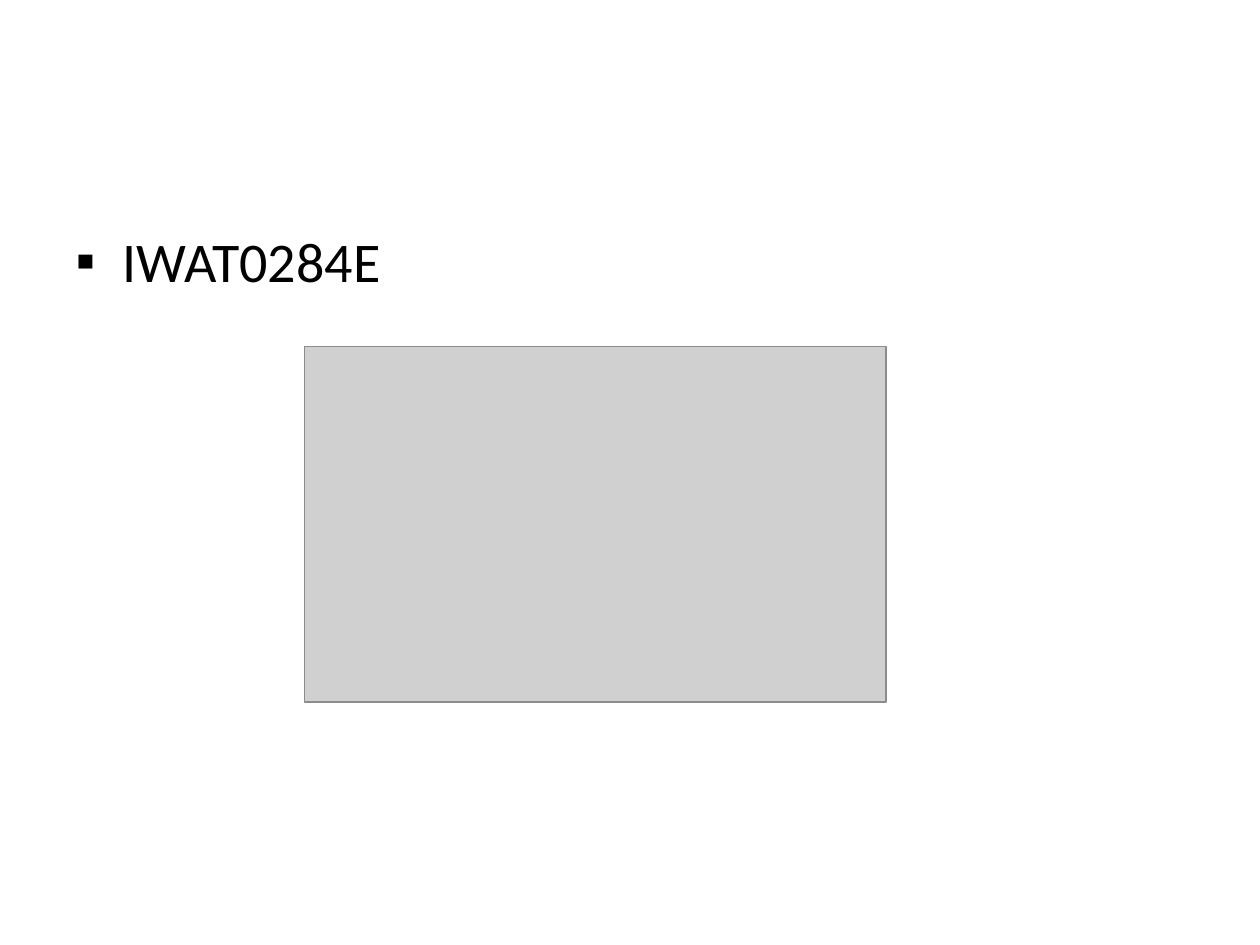
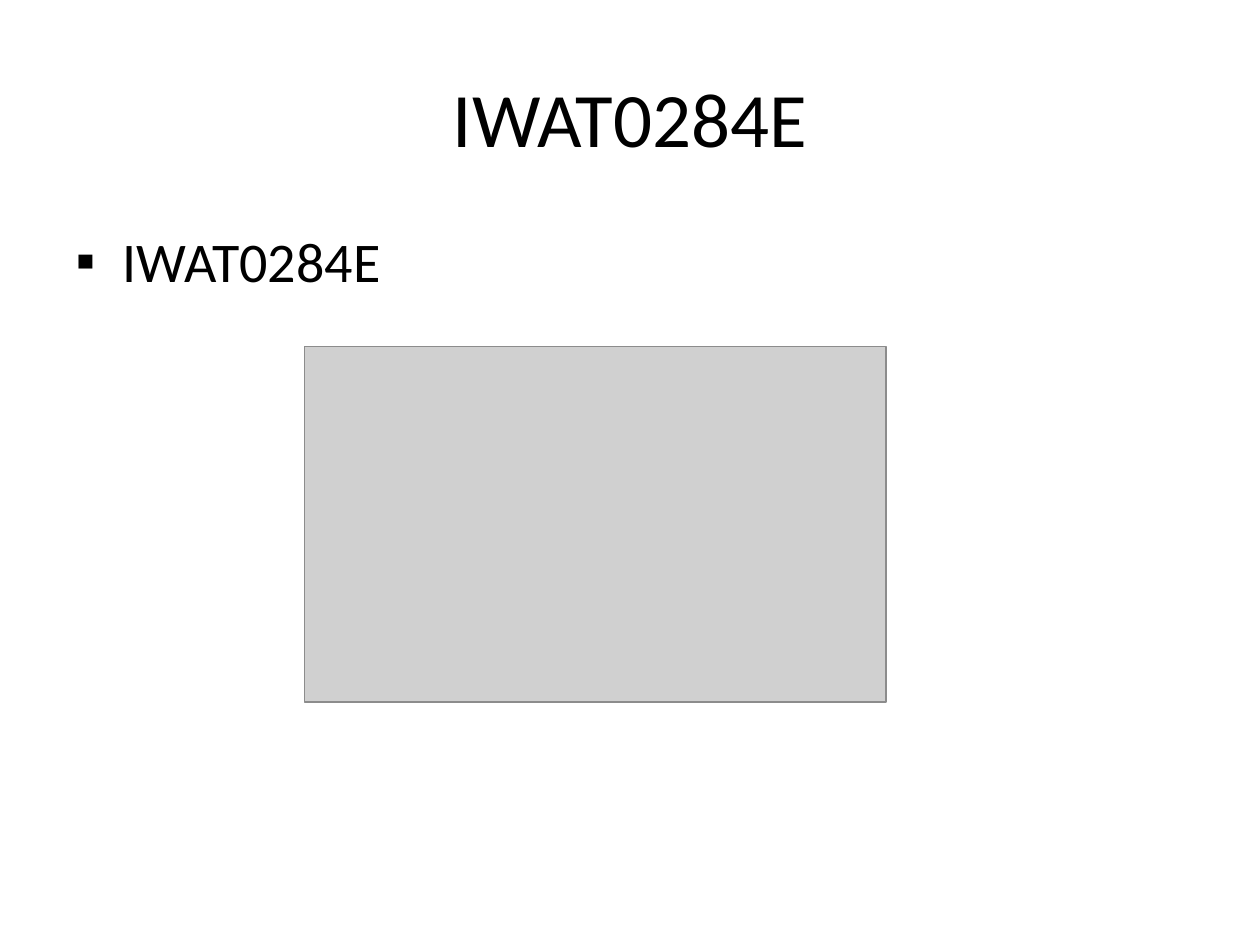
Before and after one commit to wsgan001/asegrp, a slide deck: slide 27 of papers/DRCPA/docs/PerfTest - Profiling.pptx (slide 24 before the commit). Drawn at 1260x945 pixels with LibreOffice and Linux fonts; fonts in the diff are those of the drawing; grey boxes stand for pictures. Boxes give left, top, right and bottom in pixels: in the first picture for what was removed or moved away, otherwise in the second. Text is boxed around its words. In the diff, an @@ line names an element or a change of style, - is before the commit and + after.

```diff
--- a/papers/DRCPA/docs/PerfTest - Profiling.pptx
+++ b/papers/DRCPA/docs/PerfTest - Profiling.pptx
@@ title added at <box>453,94,807,148</box>, 44 pt, text #000000 @@
+IWAT0284E
```
Also in this commit, not shown: 6 other slides changed, 5 slides added, 2 slides removed, 3 other files.
